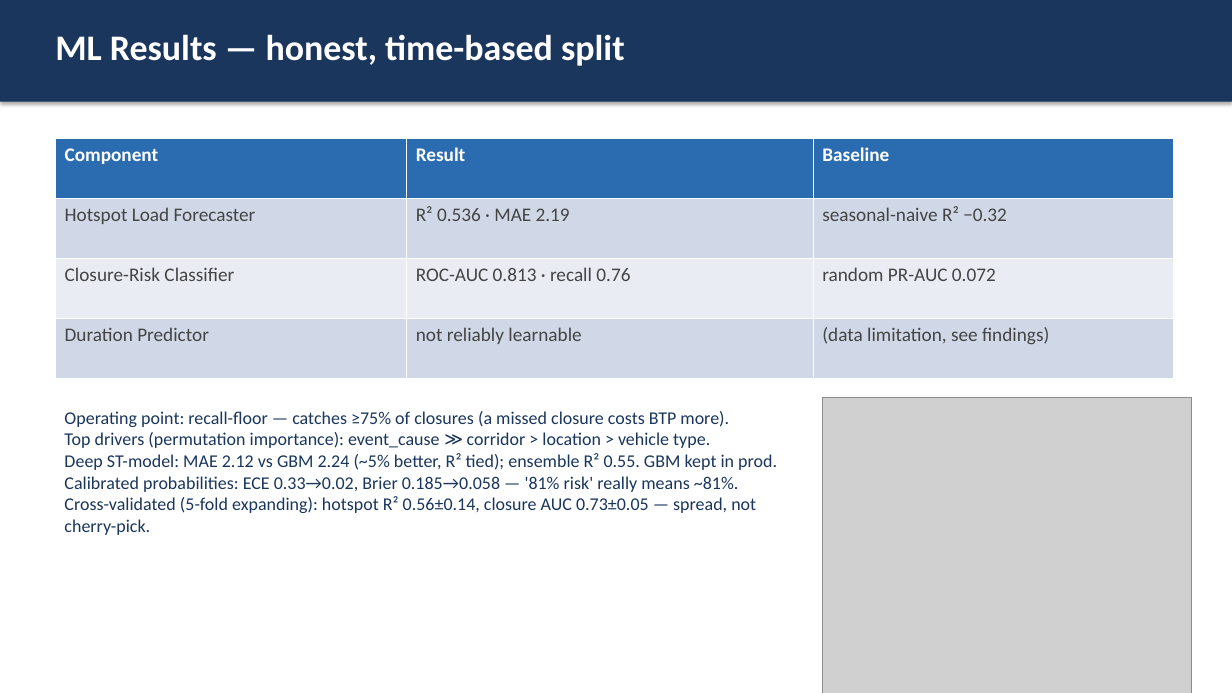
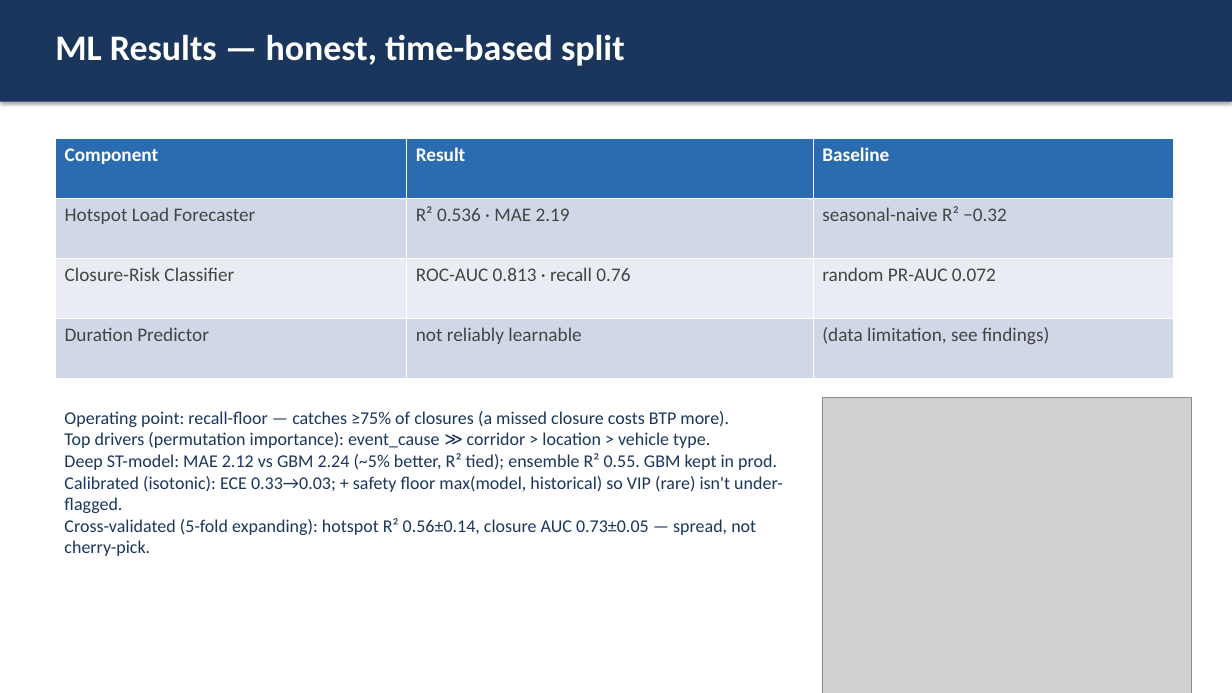
Before and after one commit to komal8949/predictevent-btp, a slide deck: slide 4 of outputs/PredictEvent_Deck.pptx. Drawn at 1232x693 pixels with LibreOffice and Linux fonts; fonts in the diff are those of the drawing; grey boxes stand for pictures. Boxes give left, top, right and bottom in pixels: in the first picture for what was removed or moved away, otherwise in the second. Text is boxed around its words. In the diff, an @@ line names an element or a change of style, - is before the commit and + after.

```diff
--- a/outputs/PredictEvent_Deck.pptx
+++ b/outputs/PredictEvent_Deck.pptx
@@ text at (64,476,783,513): text changed @@
-Calibrated probabilities: ECE 0.33→0.02, Brier 0.185→0.058 — '81% risk' really means ~81%.
+Calibrated (isotonic): ECE 0.33→0.03; + safety floor max(model, historical) so VIP (rare) isn't under-flagged.
```
Also in this commit, not shown: 9 other files.
